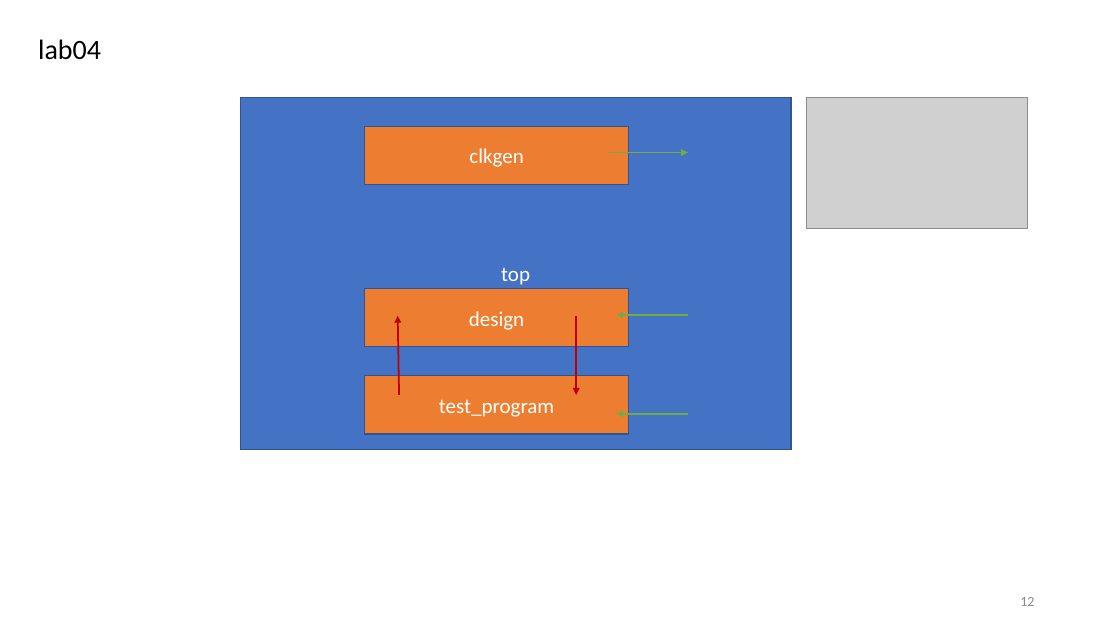
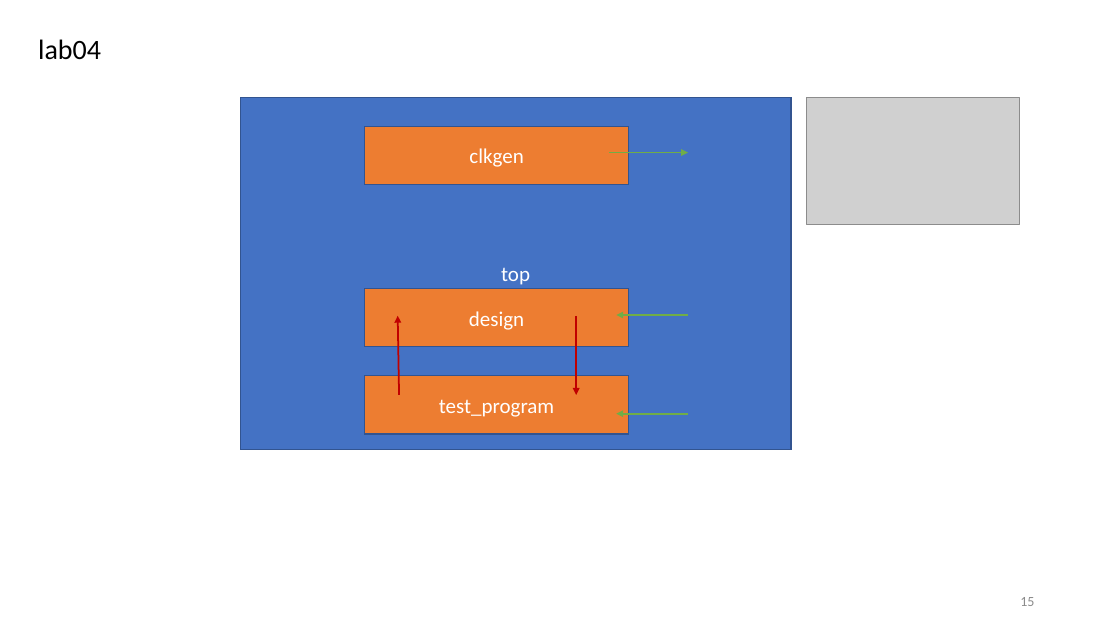
Before and after one commit to r06942072/study_sv, a slide deck: slide 15 of note.pptx (slide 12 before the commit). Drawn at 1120x630 pixels with LibreOffice and Linux fonts; fonts in the diff are those of the drawing; grey boxes stand for pictures. Boxes give left, top, right and bottom in pixels: in the first picture for what was removed or moved away, otherwise in the second. Text is boxed around its words. In the diff, an @@ line names an element or a change of style, - is before the commit and + after.

```diff
--- a/note.pptx
+++ b/note.pptx
@@ picture: place and size @@
-picture at [807, 97, 1028, 229]
+picture at [807, 97, 1020, 223]
@@ page number at [1020, 597, 1034, 606]: text changed @@
-12
+15
```
Also in this commit, not shown: 1 other slide changed, 1 slide added, 7 other files.
